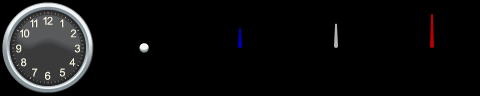
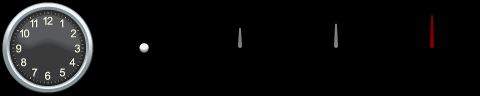
Comparing the layer stacks of the two 480 × 96 images. Changes:
painted on "seconds" over [left=430, top=14, right=434, bottom=46]
moved "minutes" above "fg" over [left=334, top=23, right=338, bottom=48]
